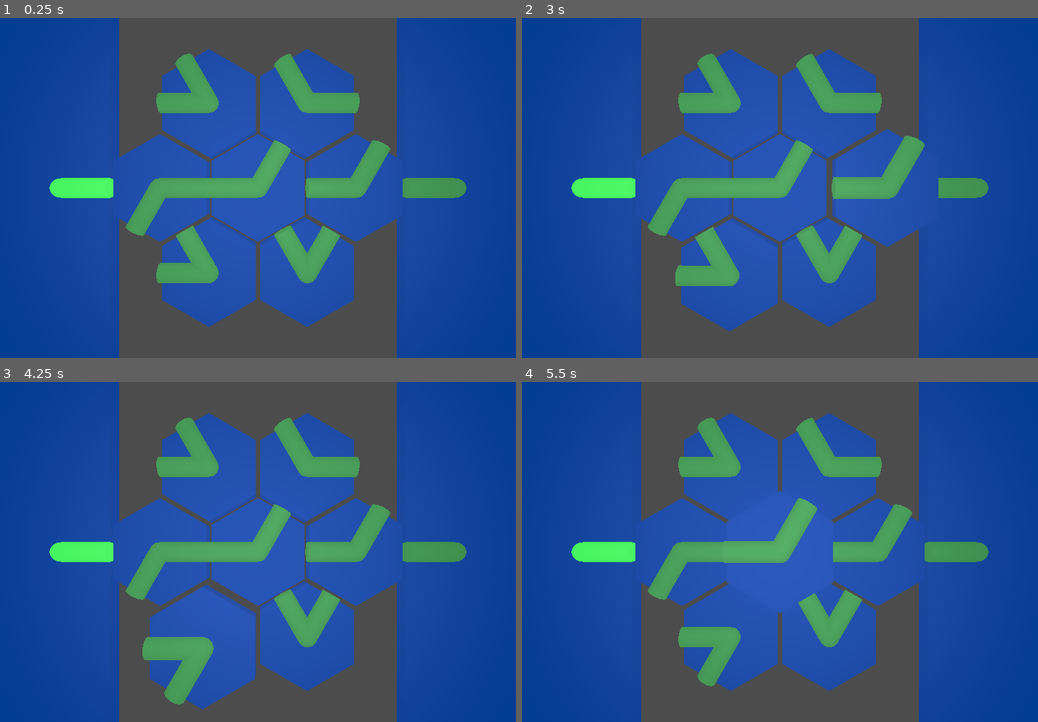
Above: before the commit, frames 1-4 (two rows, left to right).
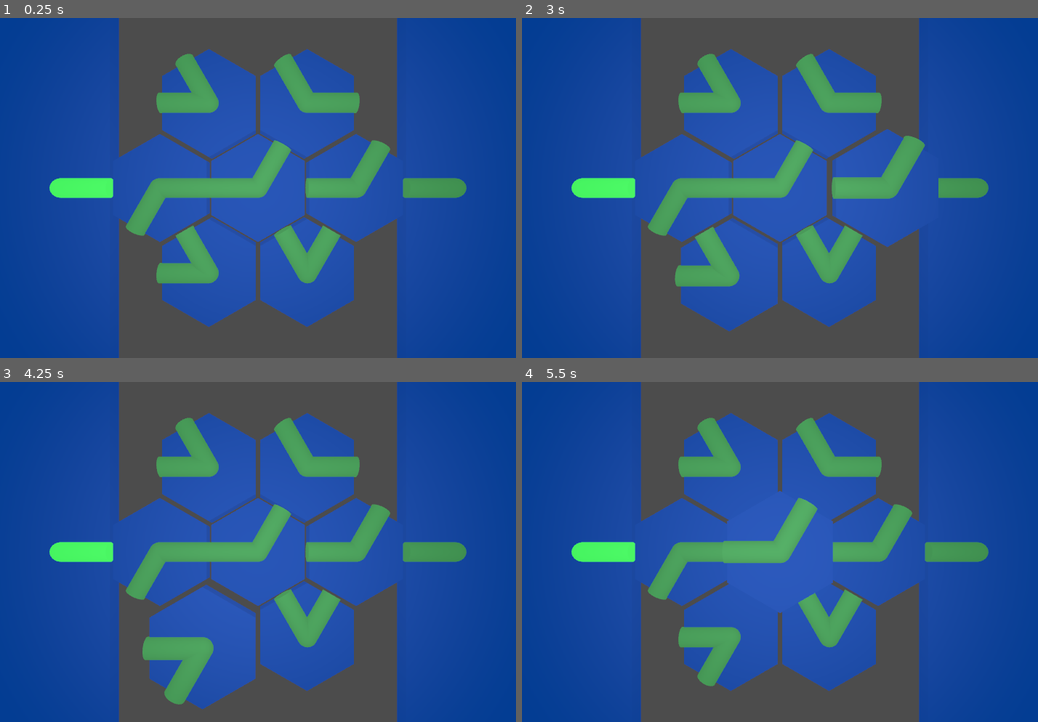
Above: after the commit, the same moments.

Repository: lunkkun/hexabeam
Game: Godot game, scene res://scenes/TestChamber.tscn
The game is run twice, just before and just after one commit, with the same random seed, the same clock (stepped at 60 frames per second) and the same inputs.
Inputs (mouse positions are in pixels of both pictures, inside the frame that each line leads up to):
- Up to frame 1 (0.25 s): no input
- Up to frame 2 (3 s): tap Enter at 0.5, 2 s; move the mouse to (909, 171) at 0.52 s; hold D (rotate_right) 0.53-1.28 s; click (909, 171) at 0.67 s; tap Space at 1.25, 2.75 s; move the mouse to (661, 205) at 1.27 s; hold A (rotate_left) 1.28-2.03 s; move the mouse to (836, 113) at 2.02 s; hold D (rotate_right) from 2.03 s (still down); move the mouse to (749, 256) at 2.77 s; click (749, 256) at 2.92 s
- Up to frame 3 (4.25 s): tap Enter at 3.5 s; move the mouse to (433, 603) at 3.52 s; release D (rotate_right) at 3.53 s; hold A (rotate_left) from 3.53 s (still down)
- Up to frame 4 (5.5 s): keep holding A (rotate_left); tap Space at 4.25 s; move the mouse to (604, 501) at 4.27 s; move the mouse to (810, 552) at 5.02 s; click (810, 552) at 5.17 s

The runs differ from the first frame. In frame 1, 0.9% of the frame differs, in the area x 9-91%, y 0-100%; in frame 2, 0.9%; in frame 3, 0.9%; in frame 4, 0.7%.

Commit message:
enabled msaa

Diff:
--- a/project.godot
+++ b/project.godot
@@ -34,4 +34,5 @@
 
 [rendering]
 
+quality/filters/msaa=2
 environment/default_environment="res://default_env.tres"
